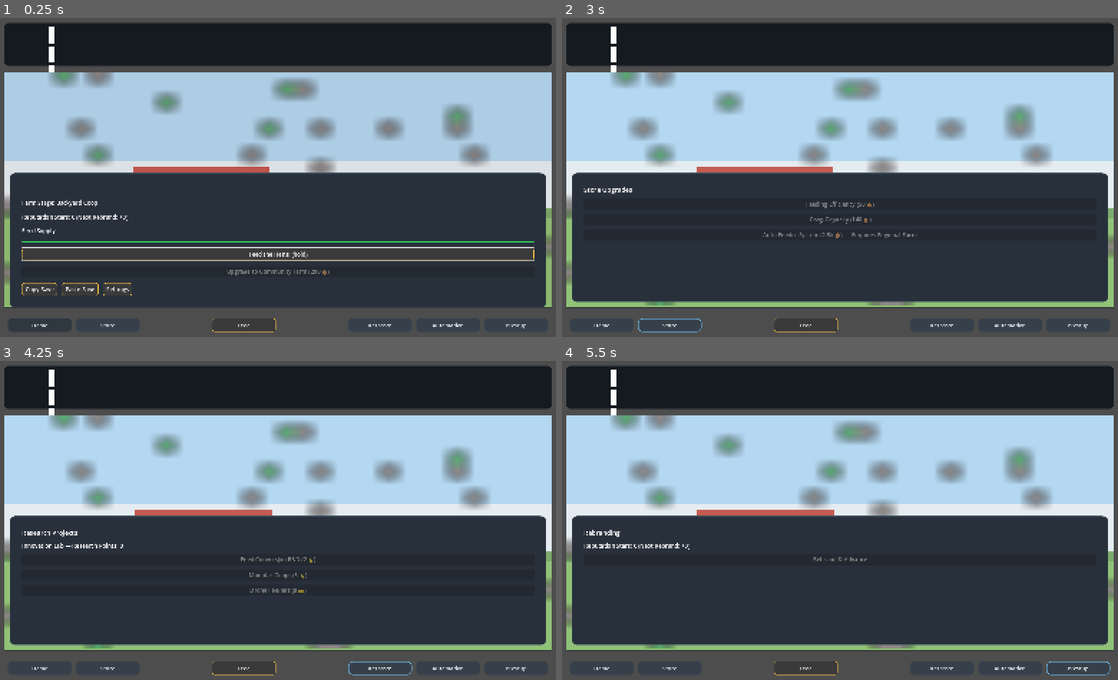
Above: before the commit, frames 1-4 (two rows, left to right).
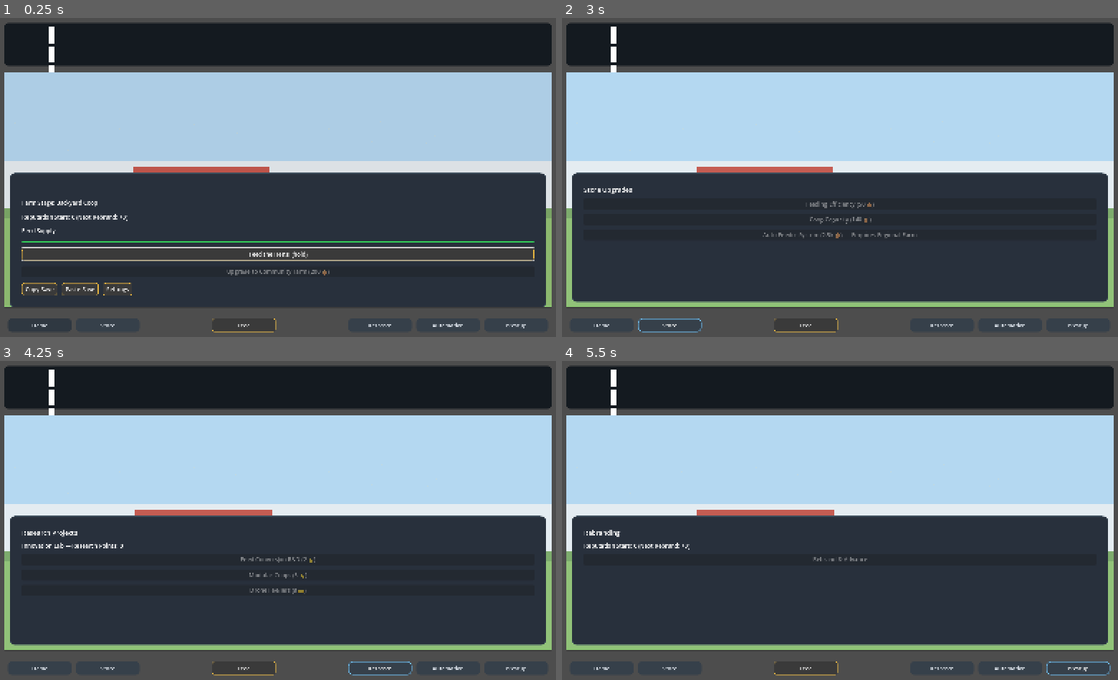
Above: after the commit, the same moments.

Repository: Balooog/Project_Yolkless
Game: Godot game, scene res://game/scenes/Main.tscn
The game is run twice, just before and just after one commit, with the same random seed, the same clock (stepped at 60 frames per second) and the same inputs.
Inputs:
- Up to frame 1 (0.25 s): no input
- Up to frame 2 (3 s): click "Feed the Hens! (hold)" at 0.5 s; click "Feed" at 1.25 s; click "Home" at 2 s; click "Store" at 2.75 s
- Up to frame 3 (4.25 s): click "Research" at 3.5 s
- Up to frame 4 (5.5 s): click "Automation" at 4.25 s; click "Prestige" at 5 s

The runs differ from the first frame. In frame 1, 4.5% of the frame differs, in the area x 0-100%, y 17-84%; in frame 2, 4.7%, in the area x 0-100%, y 17-91%; in frame 3, 4.7%; in frame 4, 4.7%.

Commit message:
Tighten sandbox view modes and feed FX

Diff:
--- a/autoload/EarlyBoot.gd
+++ b/autoload/EarlyBoot.gd
@@ -20,24 +20,31 @@
 ]
 
 func _enter_tree() -> void:
-	_disable_shader_cache()
+	var env_value := OS.get_environment("YOLKLESS_DISABLE_SHADER_CACHE")
+	var should_disable := env_value != "0"
+	var cache_disabled := false
+	if should_disable:
+		cache_disabled = _disable_shader_cache()
 	_ensure_user_dirs()
-	_write_probe()
+	_write_probe(cache_disabled, env_value)
 
-func _disable_shader_cache() -> void:
+func _disable_shader_cache() -> bool:
+	var touched := false
 	for key in CACHE_KEYS:
 		if ProjectSettings.has_setting(key):
 			ProjectSettings.set_setting(key, false)
+			touched = true
+	return touched
 
 func _ensure_user_dirs() -> void:
 	for dir_path in USER_DIRS:
 		var absolute_path := ProjectSettings.globalize_path(dir_path)
 		DirAccess.make_dir_recursive_absolute(absolute_path)
 
-func _write_probe() -> void:
+func _write_probe(cache_disabled: bool, env_value: String) -> void:
 	var probe_path := ProjectSettings.globalize_path("user://logs/earlyboot_probe.log")
 	DirAccess.make_dir_recursive_absolute(probe_path.get_base_dir())
 	var file := FileAccess.open(probe_path, FileAccess.WRITE)
 	if file:
-		file.store_line("[EarlyBoot] cache_disabled=true")
+		file.store_line("[EarlyBoot] cache_env=%s cache_disabled=%s" % [env_value if env_value != "" else "<unset>", str(cache_disabled)])
 		file.close()
--- a/game/scenes/Main.tscn
+++ b/game/scenes/Main.tscn
@@ -44,22 +44,6 @@
 [node name="PowerWarningSound" type="AudioStreamPlayer" parent="."]
 unique_name_in_owner = true
 autoplay = false
-
-[node name="VisualLayer" type="CanvasLayer" parent="."]
-unique_name_in_owner = true
-layer = 0
-
-[node name="VisualViewport" type="Control" parent="VisualLayer"]
-anchor_right = 1.0
-anchor_bottom = 1.0
-offset_left = 0.0
-offset_top = 0.0
-offset_right = 0.0
-offset_bottom = 0.0
-grow_horizontal = 2
-grow_vertical = 2
-size_flags_horizontal = 3
-size_flags_vertical = 3
 
 [node name="UI" type="CanvasLayer" parent="."]
 layer = 10
--- a/game/scripts/Main.gd
+++ b/game/scripts/Main.gd
@@ -361,11 +361,7 @@
 	if environment_panel:
 		environment_panel.set_strings(strings)
 
-	var director := _get_visual_director()
-	if director:
-		director.set_sources(eco, strings)
-		director.set_high_contrast(high_contrast_enabled)
-		director.activate("feed_particles", visuals_enabled)
+	_set_ui_visuals_enabled(visuals_enabled)
 
 	environment_service = _get_environment_service()
 	power_service = _get_power_service()
@@ -1198,9 +1194,6 @@
 func _on_high_contrast_toggled(enabled: bool) -> void:
 	high_contrast_enabled = enabled
 	_apply_contrast_theme()
-	var director := _get_visual_director()
-	if director:
-		director.set_high_contrast(enabled)
 	if environment_panel:
 		environment_panel.set_high_contrast(enabled)
 	if settings_panel:
@@ -1306,9 +1299,7 @@
 
 func _on_visuals_toggled(enabled: bool) -> void:
 	visuals_enabled = enabled
-	var director := _get_visual_director()
-	if director:
-		director.activate("feed_particles", enabled)
+	_set_ui_visuals_enabled(enabled)
 	if conveyor_layer:
 		conveyor_layer.visible = enabled
 		if not enabled and conveyor_layer is FactoryConveyor:
@@ -1818,11 +1809,9 @@
 		return node as YolkLogger
 	return null
 
-func _get_visual_director() -> VisualDirector:
-	var node := get_node_or_null("/root/VisualDirectorSingleton")
-	if node is VisualDirector:
-		return node as VisualDirector
-	return null
+func _set_ui_visuals_enabled(enabled: bool) -> void:
+	if ui_prototype:
+		ui_prototype.set_feed_effect_enabled(enabled)
 
 func _get_environment_service() -> EnvironmentService:
 	var node := get_node_or_null("/root/EnvironmentServiceSingleton")
--- a/game/scripts/VisualDirector.gd
+++ /dev/null
@@ -1,18 +0,0 @@
-extends Node
-class_name VisualDirector
-
-# VisualDirector previously hosted fullscreen feed blur modules.
-# The updated UI handles localized feed effects directly, so this
-# autoload now acts as a no-op placeholder to preserve the API
-# expected by Main.gd and future visual modules.
-
-func set_sources(_eco: Economy = null, _strings: StringsCatalog = null) -> void:
-	pass
-
-
-func activate(_id: String, _enabled: bool) -> void:
-	pass
-
-
-func set_high_contrast(_enabled: bool) -> void:
-	pass
--- a/project.godot
+++ b/project.godot
@@ -22,7 +22,6 @@
 Strings="*res://game/scripts/Strings.gd"
 StatBusSingleton="*res://src/services/StatBus.gd"
 StatsProbeSingleton="*res://src/services/StatsProbe.gd"
-VisualDirectorSingleton="*res://game/scripts/VisualDirector.gd"
 EnvironmentServiceSingleton="*res://src/services/EnvironmentService.gd"
 SandboxServiceSingleton="*res://src/services/SandboxService.gd"
 PowerServiceSingleton="*res://src/services/PowerService.gd"
--- a/src/sandbox/SandboxRenderer.gd
+++ b/src/sandbox/SandboxRenderer.gd
@@ -241,7 +241,7 @@
 	_topdown_renderer.visible = false
 	add_child(_topdown_renderer)
 	_sync_topdown_renderer_bounds()
-	_update_view_mode_visibility()
+	_update_view_mode_visibility(false)
 
 func _initialize_era_state() -> void:
 	var preset: StringName = StringName("early_farm")
@@ -312,23 +312,38 @@
 
 func set_view_mode(mode: StringName) -> void:
 	var normalized := _normalize_view_mode(mode)
-	if view_mode == normalized:
-		return
+	var changed := view_mode != normalized
 	view_mode = normalized
-	_update_view_mode_visibility()
+	_update_view_mode_visibility(changed)
 
 func _normalize_view_mode(mode: StringName) -> StringName:
 	return StringName("map") if mode == StringName("map") else StringName("diorama")
 
-func _update_view_mode_visibility() -> void:
+func _update_view_mode_visibility(log_change: bool = true) -> void:
 	var show_diorama := view_mode != StringName("map")
 	if _background_root:
 		_background_root.visible = show_diorama
 	if _viewport_root:
 		_viewport_root.visible = show_diorama
+	if _texture_rect:
+		_texture_rect.visible = not show_diorama  # show only in map mode
+	if _comfort_overlay_rect:
+		_comfort_overlay_rect.visible = show_diorama
 	if _topdown_renderer and is_instance_valid(_topdown_renderer):
 		_topdown_renderer.set_active(not show_diorama)
 		_sync_topdown_renderer_bounds()
+	if log_change:
+		_print_view_mode_debug(show_diorama)
+
+func _print_view_mode_debug(show_diorama: bool) -> void:
+	var map_visible := false
+	if _topdown_renderer and is_instance_valid(_topdown_renderer):
+		map_visible = _topdown_renderer.visible
+	print("[SandboxView] view=%s diorama.visible=%s topdown.visible=%s" % [
+		String(view_mode),
+		str(show_diorama),
+		str(map_visible)
+	])
 
 func _refresh_current_metrics() -> void:
 	_current_metrics["era_label"] = _current_era_label
--- a/tools/quit_next_frame.gd
+++ b/tools/quit_next_frame.gd
@@ -1,13 +1,28 @@
 extends SceneTree
 
+var _main_scene_instance: Node
+
 func _initialize() -> void:
+	_boot_main_scene()
 	call_deferred("_write_probe_and_quit")
 
+func _boot_main_scene() -> void:
+	var main_scene_path: String = str(ProjectSettings.get_setting("application/run/main_scene", ""))
+	if main_scene_path == "":
+		return
+	if !ResourceLoader.exists(main_scene_path):
+		push_error("quit_next_frame: main scene not found: %s" % main_scene_path)
+		return
+	var packed: Resource = load(main_scene_path)
+	if packed is PackedScene:
+		_main_scene_instance = packed.instantiate()
+		root.add_child(_main_scene_instance)
+
 func _write_probe_and_quit() -> void:
-	await get_tree().process_frame
-	var path := ProjectSettings.globalize_path("user://logs/window_probe.log")
+	await process_frame
+	var path: String = ProjectSettings.globalize_path("user://logs/window_probe.log")
 	DirAccess.make_dir_recursive_absolute(path.get_base_dir())
-	var file := FileAccess.open(path, FileAccess.WRITE)
+	var file: FileAccess = FileAccess.open(path, FileAccess.WRITE)
 	if file:
 		file.store_line("window_smoke ok")
 		file.close()
--- a/ui/prototype/UIArchitecturePrototype.gd
+++ b/ui/prototype/UIArchitecturePrototype.gd
@@ -55,6 +55,8 @@
 var _feed_effect_active := false
 var _feed_effect_texture_assigned := false
 var _feed_effect_root_connected := false
+var _feed_effect_enabled := true
+var _feed_effect_target: Control = null
 
 @onready var _root_margin_container: MarginContainer = $RootMargin
 @onready var _bottom_bar: MarginContainer = $RootMargin/RootStack/BottomBar
@@ -152,8 +154,8 @@
 	_feed_button.pressed.connect(_on_feed_pressed)
 	_feed_button.button_down.connect(_on_primary_feed_hold_button_down)
 	_feed_button.button_up.connect(_on_primary_feed_hold_button_up)
-	_home_feed_button.button_down.connect(_on_feed_hold_button_down)
-	_home_feed_button.button_up.connect(_on_feed_hold_button_up)
+	_home_feed_button.button_down.connect(_on_home_feed_hold_button_down)
+	_home_feed_button.button_up.connect(_on_home_feed_hold_button_up)
 	_home_promote_button.pressed.connect(func(): promote_requested.emit())
 	_home_copy_button.pressed.connect(func(): save_export_requested.emit())
 	_home_paste_button.pressed.connect(func(): save_import_requested.emit())
@@ -1213,11 +1215,26 @@
 
 func _on_primary_feed_hold_button_down() -> void:
 	_on_feed_hold_button_down()
-	_start_feed_effect()
+	_start_feed_effect(_feed_button)
 
 func _on_primary_feed_hold_button_up() -> void:
 	_on_feed_hold_button_up()
 	_stop_feed_effect()
+
+func _on_home_feed_hold_button_down() -> void:
+	_on_feed_hold_button_down()
+	_start_feed_effect(_home_feed_button)
+
+func _on_home_feed_hold_button_up() -> void:
+	_on_feed_hold_button_up()
+	_stop_feed_effect()
+
+func set_feed_effect_enabled(enabled: bool) -> void:
+	if _feed_effect_enabled == enabled:
+		return
+	_feed_effect_enabled = enabled
+	if not enabled:
+		_stop_feed_effect()
 
 func _on_feed_hold_button_down() -> void:
 	feed_hold_started.emit()
@@ -1244,10 +1261,13 @@
 	_assign_feed_effect_texture()
 	_align_feed_effect_layer()
 
-func _start_feed_effect() -> void:
-	if _feed_effect_layer == null or _feed_splash == null:
+func _start_feed_effect(target: Control) -> void:
+	if _feed_effect_layer == null or _feed_splash == null or target == null:
+		return
+	if not _feed_effect_enabled:
 		return
 	_feed_effect_active = true
+	_feed_effect_target = target
 	_align_feed_effect_layer()
 	_feed_effect_layer.visible = true
 	_feed_splash.emitting = true
@@ -1257,15 +1277,16 @@
 	if _feed_effect_layer == null or _feed_splash == null:
 		return
 	_feed_effect_active = false
+	_feed_effect_target = null
 	_feed_splash.emitting = false
 	_feed_effect_layer.visible = false
 
 func _align_feed_effect_layer() -> void:
-	if _feed_effect_layer == null or _feed_button == null:
+	if _feed_effect_layer == null or _feed_effect_target == null:
 		return
 	if not _feed_effect_active:
 		return
-	var rect := _feed_button.get_global_rect()
+	var rect := _feed_effect_target.get_global_rect()
 	var parent := _feed_effect_layer.get_parent()
 	if parent is Control:
 		var parent_control := parent as Control
Not shown, removed: game/scenes/modules/visuals/FeedParticles.gd.uid
Not shown, changed: README.md
Not shown, changed: docs/ROADMAP.md
Not shown, changed: docs/architecture/Signals_Events.md
Not shown, changed: docs/dev/build_gotchas.md
Not shown, changed: docs/notes/service_topology.md
Not shown, changed: docs/notes/simulation_cadence.md
